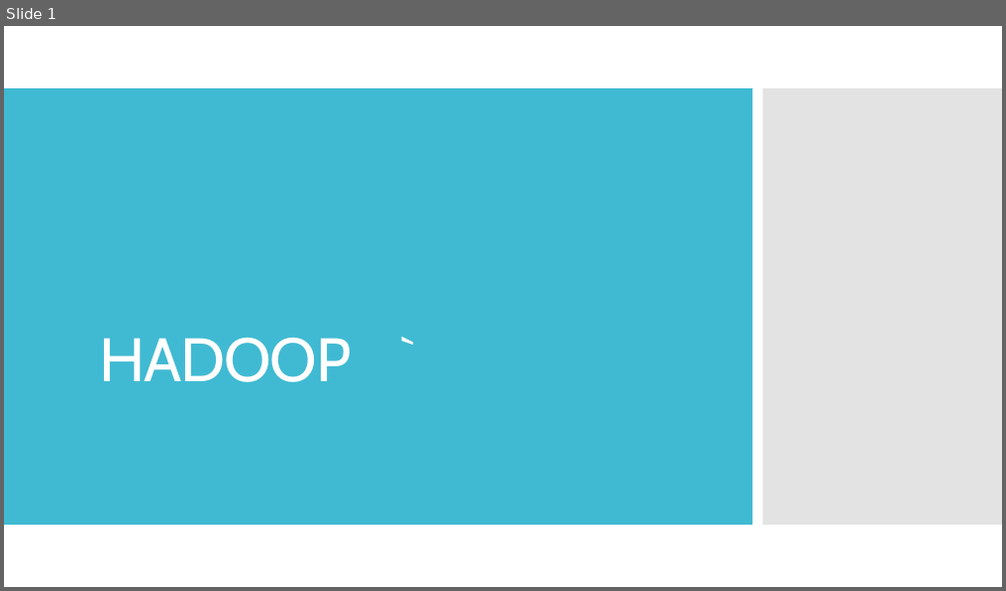
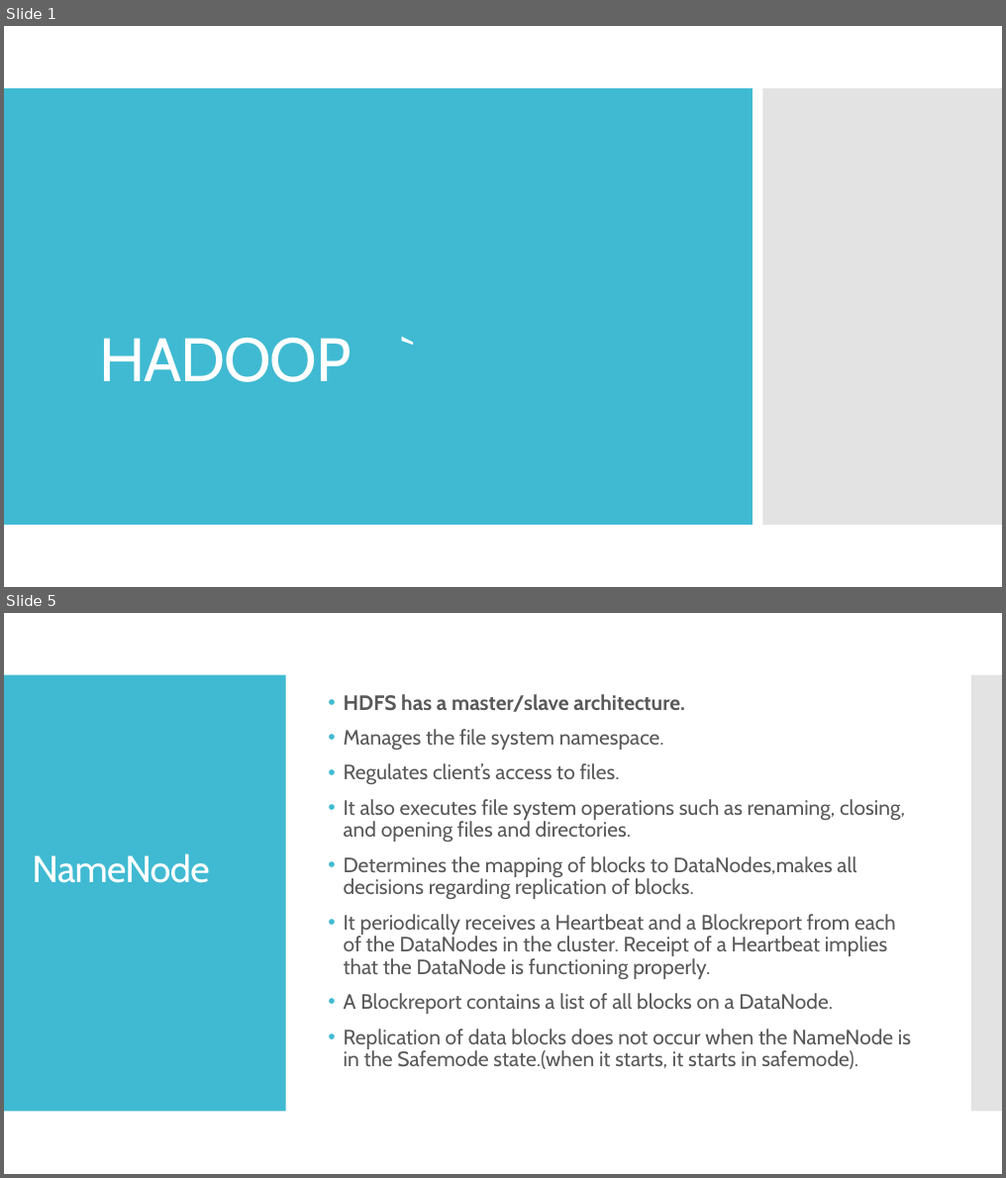
Before and after one commit to ketankk/BDppt, a slide deck: ppt/HADOOP.pptx. Shown one above the other, each under a label of ours: slide 1 before the commit, slides 1 and 5 after it; the slides between them are not shown. The pictures are 1006x591 and 1006x1178 pixels, drawn with LibreOffice and Linux fonts; fonts in the diff are those of the drawing. Boxes give left, top, right and bottom in pixels: in the first picture for what was removed or moved away, otherwise in the second. Text is boxed around its words. In the diff, an @@ line names an element or a change of style, - is before the commit and + after.

```diff
--- a/ppt/HADOOP.pptx
+++ b/ppt/HADOOP.pptx
@@ slide 5 added at (4,613,1002,1174), background #FFFFFF @@
@@ rectangle added at (4,675,286,1112), fill #40BAD2 @@
@@ text added at (344,694,911,1069), 20 pt, text #595959 @@
+• HDFS has a master/slave architecture.
+• Manages the file system namespace.
+• Regulates client’s access to files.
+• It also executes file system operations such as renaming, closing, and opening files and directories.
+• Determines the mapping of blocks to DataNodes,makes all decisions regarding replication of blocks.
+• It periodically receives a Heartbeat and a Blockreport from each of the DataNodes in the cluster. Receipt of a Heartbeat implies that the DataNode is functioning properly.
+• A Blockreport contains a list of all blocks on a DataNode.
+• Replication of data blocks does not occur when the NameNode is in the Safemode state.(when it starts, it starts in safemode).
@@ rectangle added at (971,675,1002,1112), fill #C8C8C8 at 50% opacity @@
@@ title added at (32,854,209,883), 36 pt, text #FFFFFF @@
+NameNode
```
Also in this commit, not shown: 2 slides changed, 16 other slides added, 11 other files.
